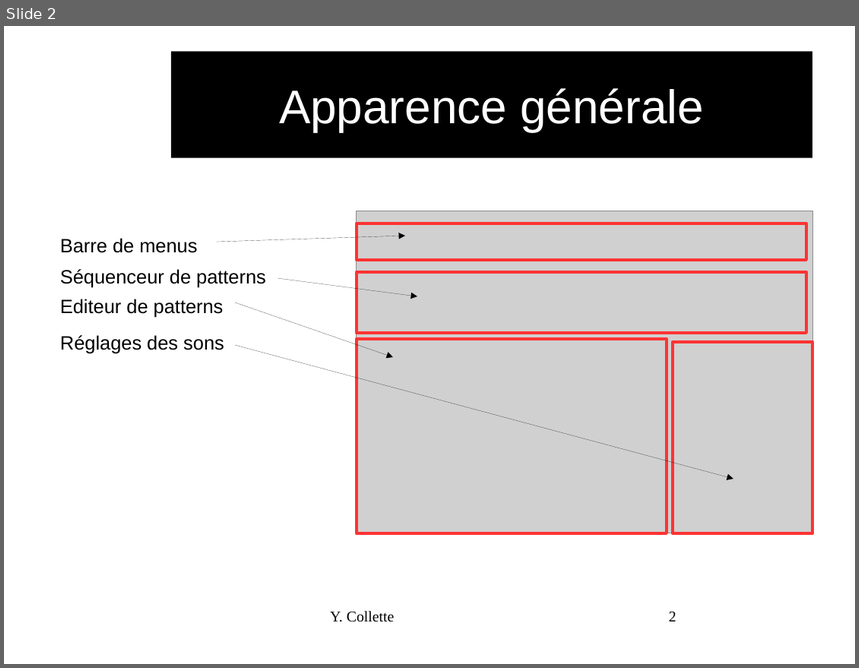
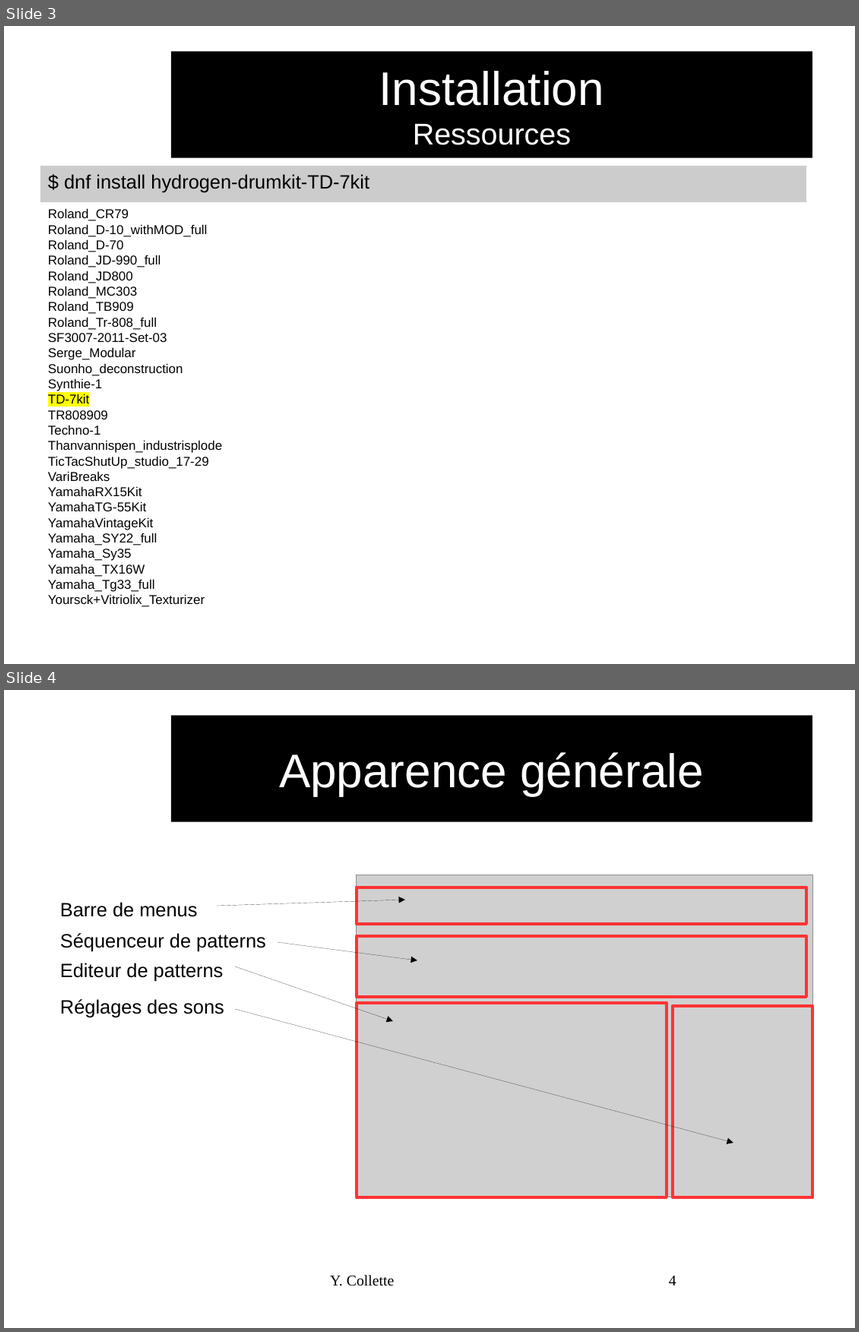
Before and after one commit to audinux/audinux.github.io, a slide deck: workshop/audio/Hydrogen.odp. Shown one above the other, each under a label of ours: slide 2 before the commit, slides 3 and 4 after it. The pictures are 859x668 and 859x1332 pixels, drawn with LibreOffice and Linux fonts; fonts in the diff are those of the drawing; grey boxes stand for pictures; background and template pictures are left out. Boxes give left, top, right and bottom in pixels: in the first picture for what was removed or moved away, otherwise in the second. Text is boxed around its words. In the diff, an @@ line names an element or a change of style, - is before the commit and + after.

```diff
--- a/workshop/audio/Hydrogen.odp
+++ b/workshop/audio/Hydrogen.odp
@@ slide 3 added at (4,26,855,664), background #FFFFFF @@
@@ title added at (172,52,813,158), fill #000000, 44 pt, text #FFFFFF @@
+Installation
+Ressources
@@ rectangle added at (40,166,807,202), fill #CCCCCC, 18 pt, text #000000 @@
+$ dnf install hydrogen-drumkit-TD-7kit
@@ text added at (48,208,222,592), 12 pt, text #000000 @@
+Roland_CR79
+Roland_D-10_withMOD_full
+Roland_D-70
+Roland_JD-990_full
+Roland_JD800
+Roland_MC303
+Roland_TB909
+Roland_Tr-808_full
+SF3007-2011-Set-03
+Serge_Modular
+Suonho_deconstruction
+Synthie-1
+TD-7kit
+TR808909
+Techno-1
+Thanvannispen_industrisplode
+TicTacShutUp_studio_17-29
+VariBreaks
+YamahaRX15Kit
+YamahaTG-55Kit
+YamahaVintageKit
+Yamaha_SY22_full
+Yamaha_Sy35
+Yamaha_TX16W
+Yamaha_Tg33_full
+Yoursck+Vitriolix_Texturizer
@@ what was slide 2 is now slide 4 @@
@@ page number at (669,1276,677,1286): text changed @@
-2
+4
```
Also in this commit, not shown: 2 other slides added, 20 other files.
